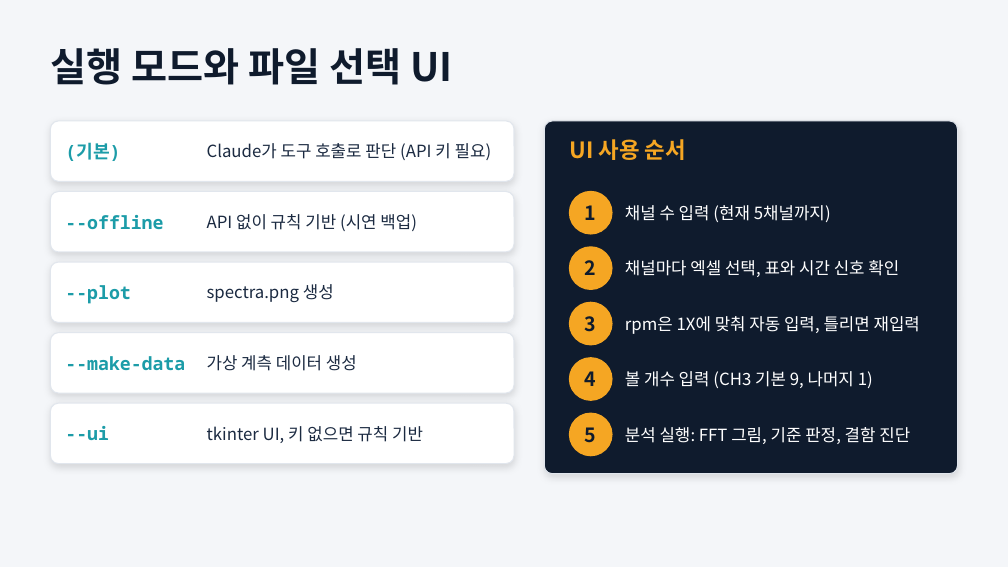
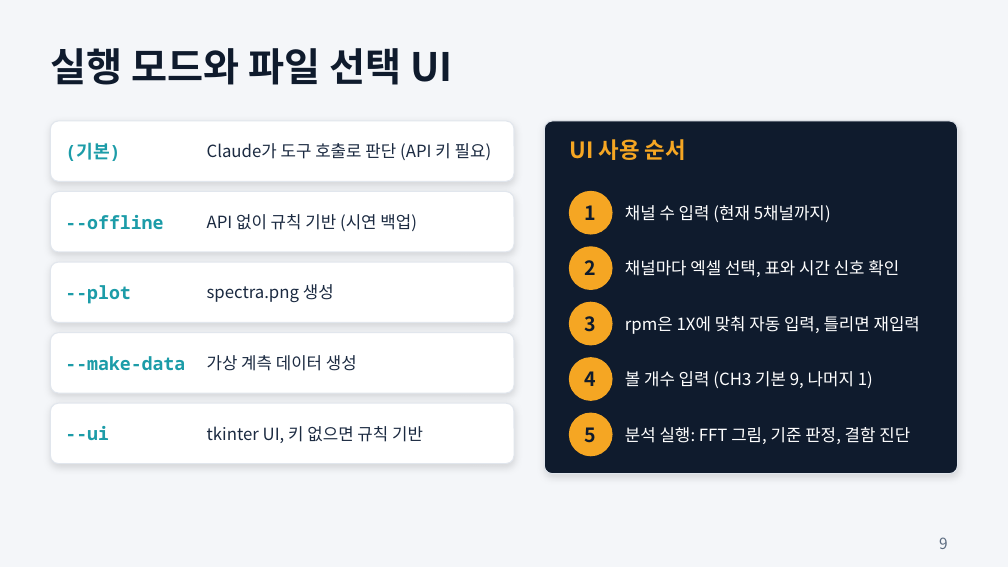
Before and after one commit to njpark22-eng/test, a slide deck: slide 9 of vibe-agent-demo.pptx (slide 8 before the commit). Drawn at 1008x567 pixels with LibreOffice and Linux fonts; fonts in the diff are those of the drawing. Boxes give left, top, right and bottom in pixels: in the first picture for what was removed or moved away, otherwise in the second. Text is boxed around its words. In the diff, an @@ line names an element or a change of style, - is before the commit and + after.

```diff
--- a/vibe-agent-demo.pptx
+++ b/vibe-agent-demo.pptx
@@ page number added at (x1=939, y1=537, x2=948, y2=549), 11 pt, text #5B6B80 @@
+9
```
Also in this commit, not shown: 9 other slides changed, 1 slide added, 1 other file.
